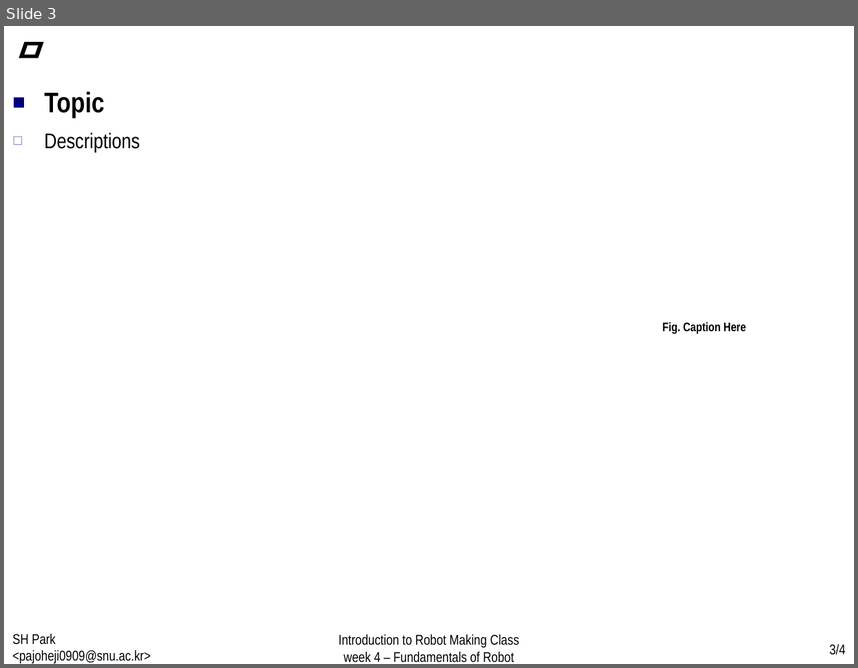
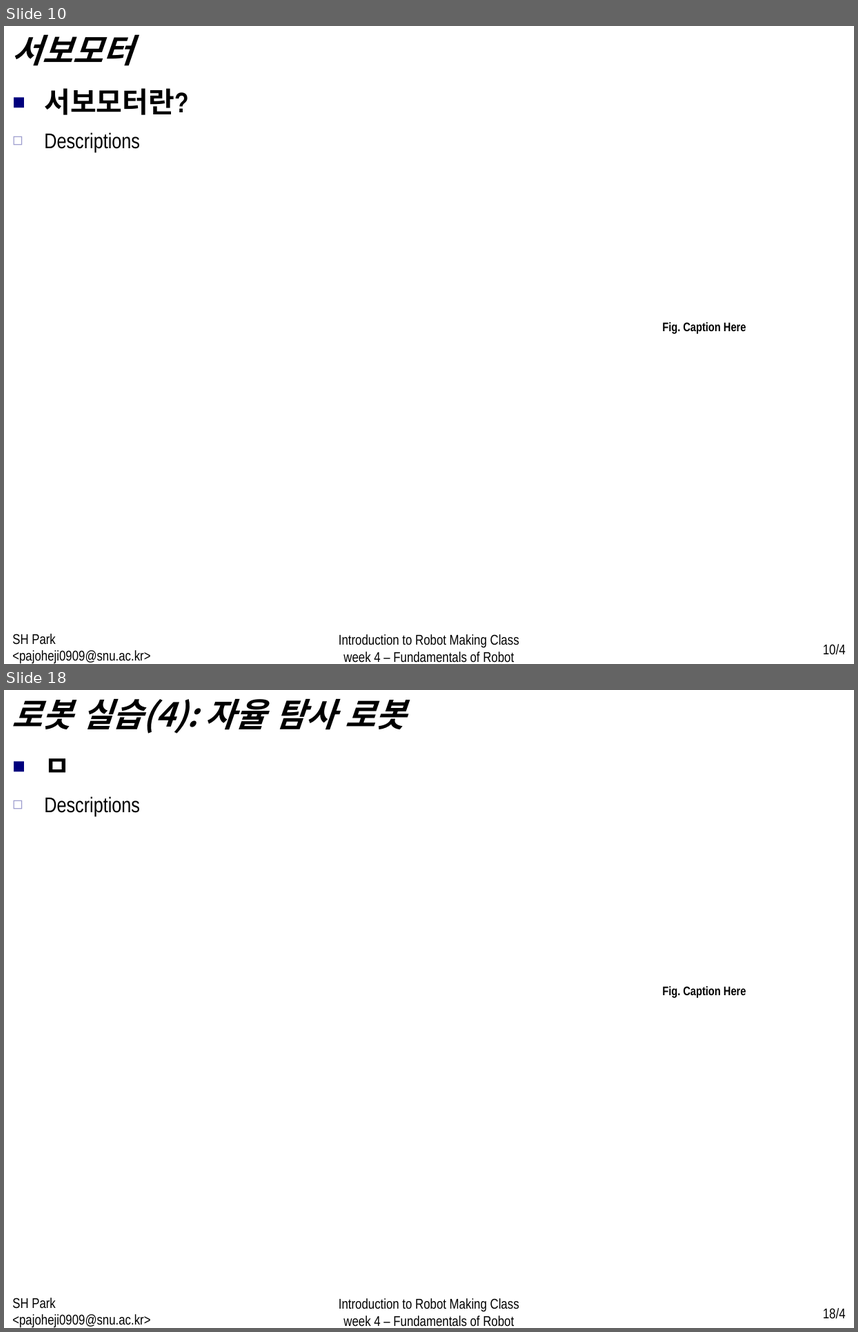
Before and after one commit to WhenTheyCry96/RobotTutorial, a slide deck: PPT/week4.pptx. Shown one above the other, each under a label of ours: slide 3 before the commit, slides 10 and 18 after it; the slides between them are not shown. The pictures are 858x668 and 858x1332 pixels, drawn with LibreOffice and Linux fonts; fonts in the diff are those of the drawing. Boxes give left, top, right and bottom in pixels: in the first picture for what was removed or moved away, otherwise in the second. Text is boxed around its words. In the diff, an @@ line names an element or a change of style, - is before the commit and + after.

```diff
--- a/PPT/week4.pptx
+++ b/PPT/week4.pptx
@@ slide 18 added at [4,690,854,1328], background #FFFFFF @@
@@ text added at [12,699,406,733], 28 pt, text #000000, bold, italic @@
+로봇 실습(4): 자율 탐사 로봇
@@ text added at [44,758,70,773], 24 pt, text #000000, bold @@
+■ ㅁ
@@ text added at [44,796,140,816], 18 pt, text #000000 @@
+  ◻ Descriptions
@@ text added at [662,986,746,998], 10.5 pt, text #000000, bold @@
+Fig. Caption Here
@@ text added at [12,1297,150,1328], 12 pt, text #000000 @@
+SH Park <pajoheji0909@snu.ac.kr>
@@ text added at [339,1298,519,1326], 12 pt, text #000000 @@
+Introduction to Robot Making Class
+week 4 – Fundamentals of Robot
@@ page number added at [823,1308,846,1319], 12 pt, text #000000 @@
+18/4
@@ what was slide 3 is now slide 10 @@
@@ slide 10 changed as well @@
@@ text at [12,34,134,66]: text changed @@
-ㅁ
+서보모터
@@ text at [44,88,188,115]: text changed @@
-■ Topic
+■ 서보모터란?
@@ page number at [823,644,846,655]: text changed @@
-3/4
+10/4
```
Also in this commit, not shown: 14 other slides added.
